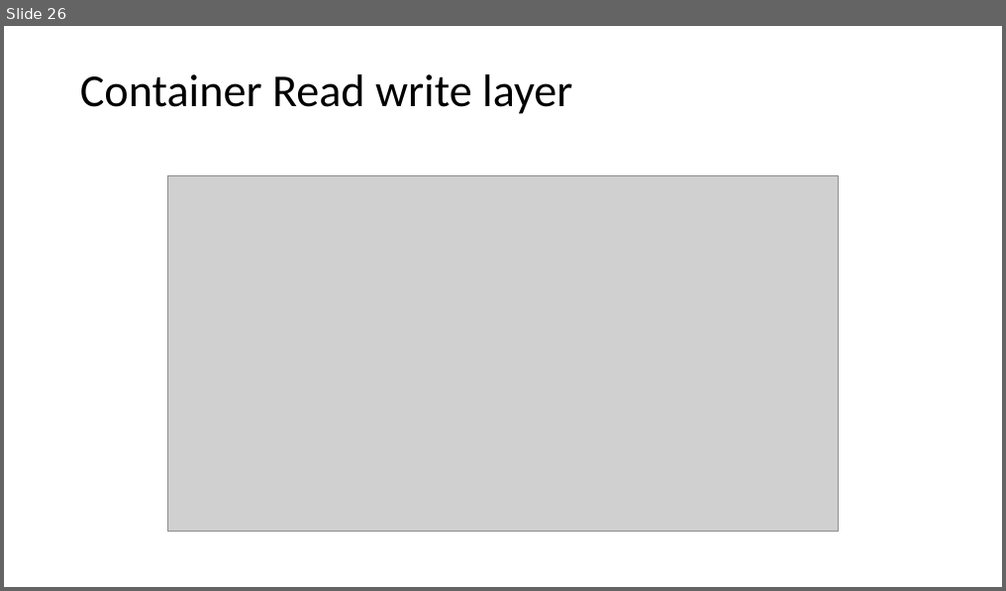
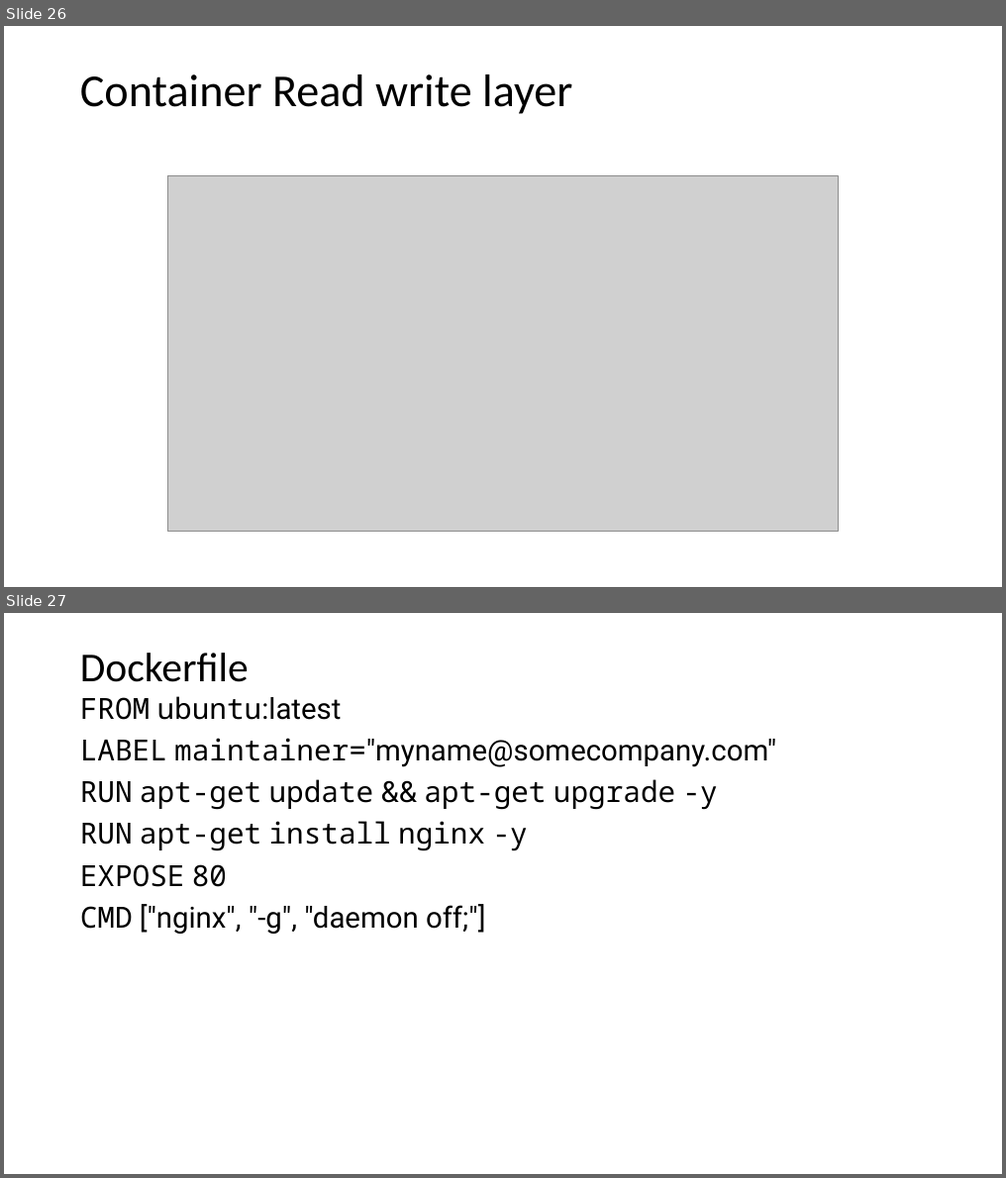
Before and after one commit to ajaigururajr/Docker, a slide deck: dockercommands.pptx. Shown one above the other, each under a label of ours: slide 26 before the commit, slides 26 and 27 after it. The pictures are 1006x591 and 1006x1178 pixels, drawn with LibreOffice and Linux fonts; fonts in the diff are those of the drawing; grey boxes stand for pictures. Boxes give left, top, right and bottom in pixels: in the first picture for what was removed or moved away, otherwise in the second. Text is boxed around its words. In the diff, an @@ line names an element or a change of style, - is before the commit and + after.

```diff
--- a/dockercommands.pptx
+++ b/dockercommands.pptx
@@ slide 27 added at box(4, 613, 1002, 1174), background #FFFFFF @@
@@ title added at box(80, 653, 249, 682), 39.6 pt, text #000000 @@
+Dockerfile
@@ text added at box(80, 696, 776, 934), 28 pt, text #000000 @@
+FROM ubuntu:latest
+LABEL maintainer="myname@somecompany.com"
+RUN apt-get update && apt-get upgrade -y
+RUN apt-get install nginx -y
+EXPOSE 80
+CMD ["nginx", "-g", "daemon off;"]
```
Also in this commit, not shown: 6 other slides added, 21 other files.
